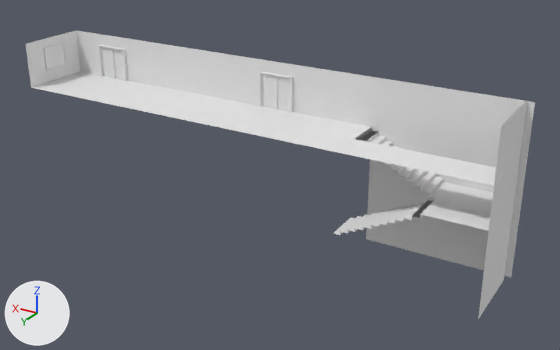
What one commit did to the Blender file Assets/Models/School/school.blend.
Rendered twice from a 50 mm lens placed at (-56.8, 65.0, 25.6), pointed at (-19.0, 2.0, -5.9). Lighting does not change. The marker at lower left points along +X, +Y and +Z.

The older version as bpy lines, for what is in view:
```python
ob_cube = bpy.data.objects.new('Cube', me_cube)
ob_cube.location = (6.35, 0.07, 0.95)
ob_cube.rotation_euler = (0.0, 0.0, 1.571)  # degrees (0, 0, 90)
ob_cube_003 = bpy.data.objects.new('Cube.003', me_cube_004)
ob_cube_003.location = (10.0, 3.0, 2.38)
ob_cube_004 = bpy.data.objects.new('Cube.004', me_cube_001)
ob_cube_004.location = (-15.89, 0.07, 0.95)
ob_cube_004.rotation_euler = (0.0, 0.0, 1.571)  # degrees (0, 0, 90)
ob_plane = bpy.data.objects.new('Plane', me_plane)
ob_plane.location = (0.0, 0.0, 0.0)
ob_plane.rotation_euler = (0.0, 0.0, -1.571)  # degrees (0, 0, -90)
ob_plane_001 = bpy.data.objects.new('Plane.001', me_plane_001)
ob_plane_001.location = (-28.64, 0.0, 0.0)
ob_plane_002 = bpy.data.objects.new('Plane.002', me_plane_002)
ob_plane_002.location = (-28.0, 0.0, 0.0)
ob_plane_003 = bpy.data.objects.new('Plane.003', me_plane_003)
ob_plane_003.location = (-28.0, 0.0, 0.0)
ob_plane_003.scale = (1.0, 1.0, 0.78)
ob_plane_004 = bpy.data.objects.new('Plane.004', me_plane_004)
ob_plane_004.location = (-35.71, 5.79, -4.1)
ob_plane_004.rotation_euler = (0.0, 0.0, 3.142)  # degrees (0, 0, 180)
ob_plane_004.scale = (1.0, 1.0, 0.78)
```
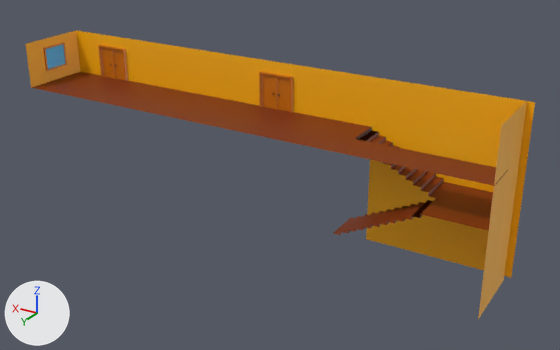
The change in detail:
Material 'Material' (mat_material) changes colour from white #e7e7e7 to orange #cc7103; in linear values from (0.8, 0.8, 0.8) to (0.607, 0.164, 0.00102).
Material 'Material.002' (mat_material_002) is new.
Its base color is (0.197, 0.028, 0.0) (brown #7b2f00).
Material 'Material.001' (mat_material_001) is new.
Its base color is (1.0, 0.451, 0.0) (yellow #ffb300).
Material 'Material.003' (mat_material_003) is new.
Its base color is (0.0693, 0.513, 1.0) (blue #4abeff).
me_plane has 11 vertices, 5 faces and spans x -6.8..1.0, y -42.8..11.0, z -12.4..5.0.
me_plane is used by ob_plane; location (0.0, 0.0, 0.0); rotation (0.0, 0.0, -1.571), in degrees (0, 0, -90).
me_plane part 1: all 2 faces centred in x 1.0, y -35.2, z -6.2..2.5 switch from no material to mat_material_001 (yellow #ffb300).
me_plane part 2: the 1 face centred in x -2.9, y 11.0, z 2.5 switches from no material to mat_material_001 (yellow #ffb300).
me_plane part 3: the 1 face centred in x 1.0, y -8.3, z 2.5 switches from no material to mat_material_001 (yellow #ffb300).
me_plane part 4: the 1 face centred in x -2.9, y -8.3, z 0.0 switches from no material to mat_material_002 (brown #7b2f00).
me_plane now uses material mat_material_002 (brown #7b2f00).
me_cube_004 has 16 vertices, 13 faces and spans x 0.79..1.0, y -1.81..1.33, z -1.0..1.67.
me_cube_004 is used by ob_cube_003; location (10.0, 3.0, 2.38).
me_cube_004 part 5: all 3 faces centred in x 0.79..0.9, y 1.18..1.33, z 0.33 switch from no material to mat_material (orange #cd7103).
me_cube_004 part 6: the 1 face centred in x 0.9, y -0.24, z 0.33 switches from no material to mat_material_003 (blue #4abeff).
me_cube_004 now uses material mat_material_003 (blue #4abeff).
me_plane_001 has 4 vertices, 1 face and spans x -13.51..1.0, y 2.9..6.79, z 0.0.
me_plane_001 now uses material mat_material_002 (brown #7b2f00).
me_plane_002 has 16 vertices, 6 faces and spans x -14.1..-8.1, y -1.0..6.8, z -12.8..5.1.
me_plane_002 is used by ob_plane_002; location (-28.0, 0.0, 0.0).
me_plane_002 part 7: all 4 faces centred in x -14.1, y 0.9..4.8, z -8.5..0.5 switch from no material to mat_material_001 (yellow #ffb300).
me_plane_002 part 8: all 2 faces centred in x -11.1, y 0.9..4.8, z -4.1 switch from no material to mat_material_002 (brown #7b2f00).
me_plane_003 has 78 vertices, 26 faces and spans x -8.07..0.35, y -1.0..2.9, z -5.25..0.0.
me_plane_003 now uses material mat_material_002 (brown #7b2f00).
me_plane_004 has 78 vertices, 26 faces and spans x -8.07..0.35, y -1.0..2.9, z -5.25..0.0.
me_plane_004 now uses material mat_material_002 (brown #7b2f00).

Location of each change, [x1, y1, x2, y2] in pixels of the pictures (560 x 350 px):
'Plane.001', recoloured (white to brown): [336, 139, 508, 186] in both
'Cube.004', recoloured (white to brown): [259, 71, 293, 113] in both
'Plane.004', recoloured (white to brown): [333, 200, 433, 235] in both
'Plane.003', recoloured (white to brown): [355, 127, 451, 198] in both
'Cube', recoloured (white to brown): [98, 45, 128, 81] in both
'Cube.003', recoloured (white to blue): [43, 42, 67, 71] in both
part 1 of me_plane, recoloured (white to orange): [366, 77, 535, 278] in both
part 2 of me_plane, recoloured (white to brown): [26, 31, 81, 88] in both
part 3 of me_plane, recoloured (white to orange): [76, 30, 374, 127] in both
part 4 of me_plane, recoloured (white to brown): [32, 72, 371, 152] in both
part 5 of me_cube_004, recoloured: [43, 48, 48, 71] in both
part 6 of me_cube_004, recoloured (white to blue): [46, 44, 65, 69] in both
part 7 of me_plane_002, recoloured (white to brown): [478, 101, 527, 319] in both
part 8 of me_plane_002, recoloured (white to brown): [421, 183, 493, 231] in both
